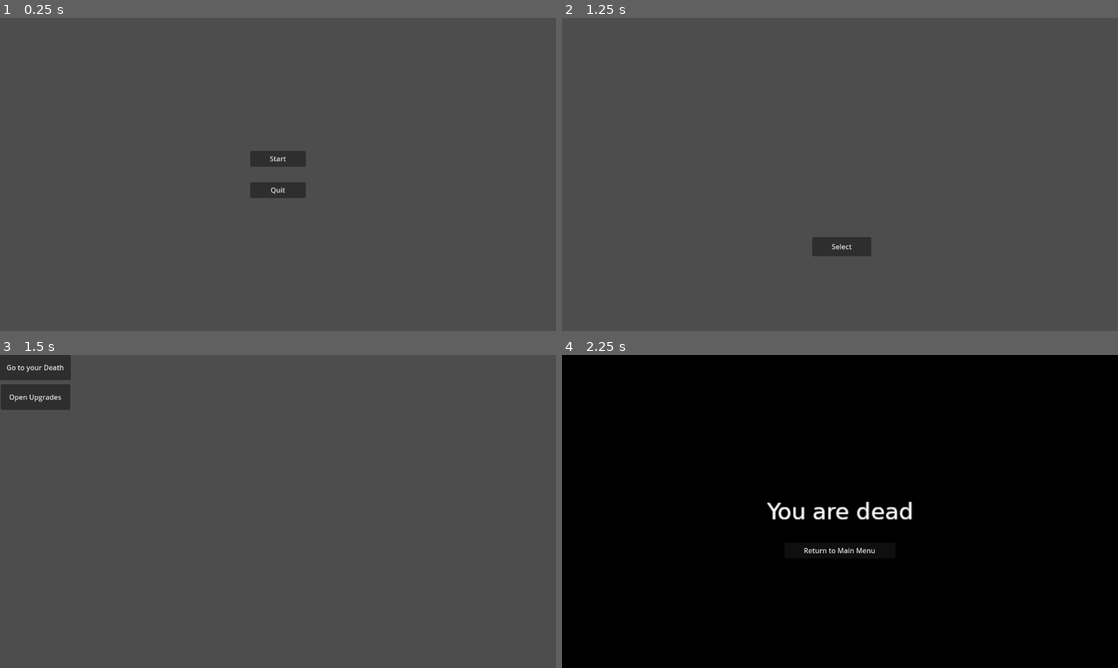
Above: before the commit, frames 1-4 (two rows, left to right).
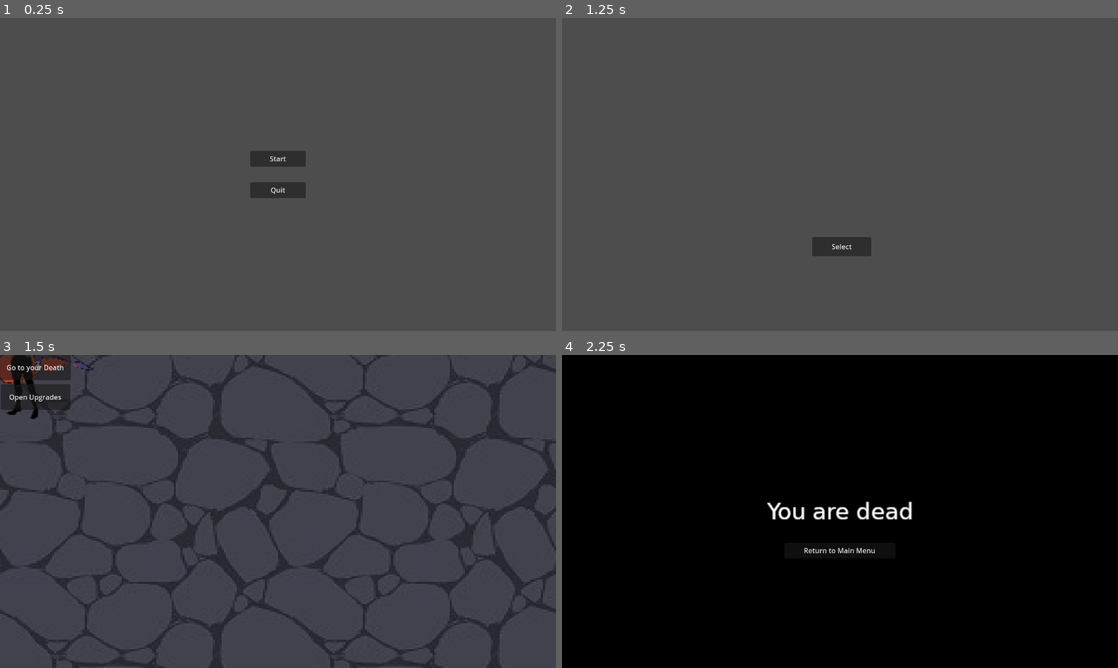
Above: after the commit, the same moments.

Repository: boswotcher/game-jam-07-2024
Game: Godot game, scene res://Scenes/title/titleScreen.tscn
Same seed, same stepped clock (60 frames per second), same inputs: the game is played once before the commit and once after it.
Inputs:
- Up to frame 1 (0.25 s): no input
- Up to frame 2 (1.25 s): click "Start" at 0.5 s
- Up to frame 3 (1.5 s): click "Select" at 1.25 s
- Up to frame 4 (2.25 s): click "Go to your Death" at 2 s

Frames 1-2 are identical in both runs. In frame 3, 15% of the frame differs, in the area x 0-100%, y 0-100%; in frame 4, nothing differs.

Commit message:
Change "main" scene to world and add uiOverlay

Diff:
--- a/Scenes/characterSelection/characterSelection.gd
+++ b/Scenes/characterSelection/characterSelection.gd
@@ -1,5 +1,5 @@
 extends Control
 
 func _on_character_select_button_pressed():
-	get_tree().change_scene_to_file("res://Scenes/main.tscn")
+	get_tree().change_scene_to_file("res://Scenes/world/world.tscn")
 	pass # Replace with function body.
--- a/Scenes/main.tscn
+++ b/Scenes/world/uiOverlay/uiOverlay.tscn
@@ -1,7 +1,7 @@
 [gd_scene load_steps=4 format=3 uid="uid://ci8ab86c4bvb7"]
 
-[ext_resource type="Script" path="res://Scenes/main.gd" id="1_6bnm7"]
-[ext_resource type="PackedScene" uid="uid://c057qvmvmvdao" path="res://Scenes/upgrades/upgradeModal.tscn" id="4_syll3"]
+[ext_resource type="Script" path="res://Scenes/world/uiOverlay/uiOverlay.gd" id="1_n2aqe"]
+[ext_resource type="PackedScene" uid="uid://c057qvmvmvdao" path="res://Scenes/upgrades/upgradeModal.tscn" id="2_fljw0"]
 
 [sub_resource type="GDScript" id="GDScript_yqi2k"]
 script/source = "extends Button
@@ -19,7 +19,7 @@
 "
 
 [node name="Main" type="Node2D"]
-script = ExtResource("1_6bnm7")
+script = ExtResource("1_n2aqe")
 
 [node name="GoToDeathButton" type="Button" parent="."]
 offset_right = 163.0
--- /dev/null
+++ b/Scenes/world/world.gd
@@ -0,0 +1,11 @@
+extends Node2D
+
+
+# Called when the node enters the scene tree for the first time.
+func _ready():
+	$uiOverlay.visible=true
+
+
+# Called every frame. 'delta' is the elapsed time since the previous frame.
+func _process(delta):
+	pass
--- a/Scenes/world/world.tscn
+++ b/Scenes/world/world.tscn
@@ -1,9 +1,12 @@
-[gd_scene load_steps=3 format=3 uid="uid://puk27svdokqn"]
+[gd_scene load_steps=5 format=3 uid="uid://puk27svdokqn"]
 
 [ext_resource type="Texture2D" uid="uid://clprthcm6y532" path="res://Assets/Textures/World/Ground_tile.jpg" id="1_8qjvk"]
+[ext_resource type="Script" path="res://Scenes/world/world.gd" id="1_hbo60"]
 [ext_resource type="PackedScene" uid="uid://dbea8h6i0r022" path="res://player/player.tscn" id="2_7xspl"]
+[ext_resource type="PackedScene" uid="uid://ci8ab86c4bvb7" path="res://Scenes/world/uiOverlay/uiOverlay.tscn" id="4_n5cui"]
 
 [node name="World" type="Node2D"]
+script = ExtResource("1_hbo60")
 
 [node name="Background" type="Sprite2D" parent="."]
 texture_filter = 1
@@ -15,3 +18,5 @@
 
 [node name="Player" parent="." instance=ExtResource("2_7xspl")]
 scale = Vector2(5, 5)
+
+[node name="uiOverlay" parent="." instance=ExtResource("4_n5cui")]
Renamed: Scenes/main.gd -> Scenes/world/uiOverlay/uiOverlay.gd
Not shown: 1 places in Scenes/world/uiOverlay/uiOverlay.tscn that only renumber resources
